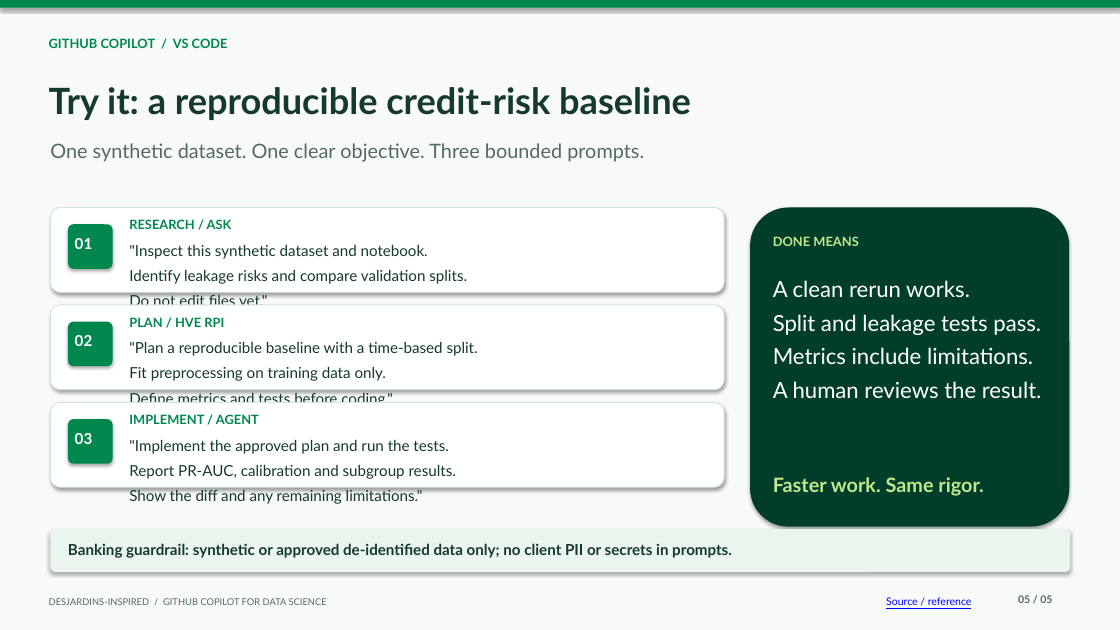
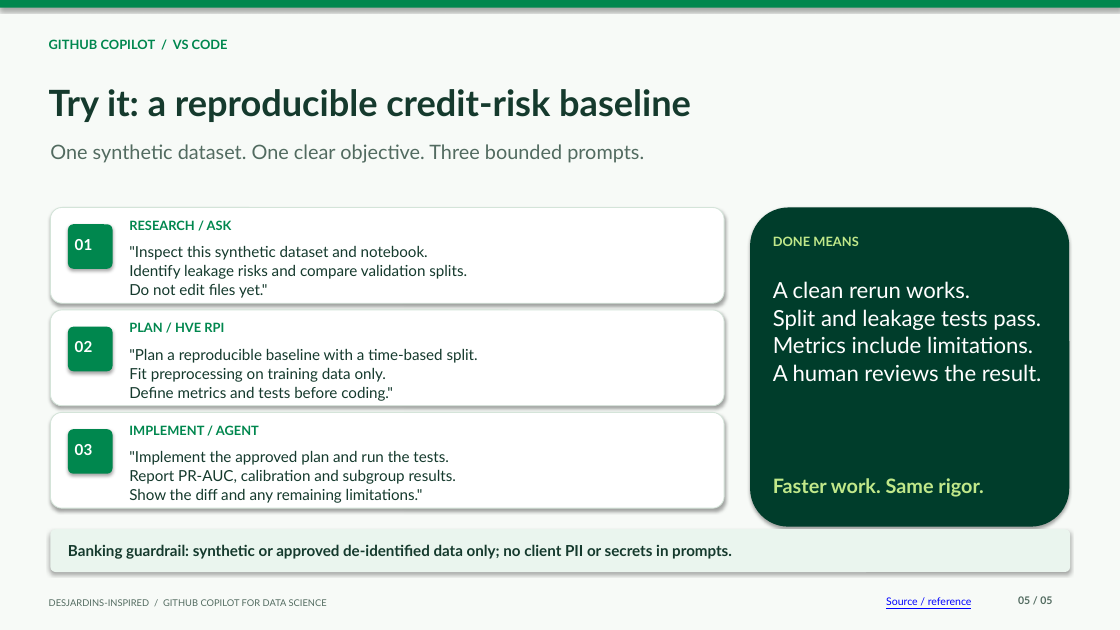
Before and after one commit to devopsabcs-engineering/dj-github-copilot-fundamentals, a slide deck: slide 5 of presentations/github-copilot-data-scientists-desjardins.pptx. Drawn at 1120x630 pixels with LibreOffice and Linux fonts; fonts in the diff are those of the drawing. Boxes give left, top, right and bottom in pixels: in the first picture for what was removed or moved away, otherwise in the second. Text is boxed around its words. In the diff, an @@ line names an element or a change of style, - is before the commit and + after.

```diff
--- a/presentations/github-copilot-data-scientists-desjardins.pptx
+++ b/presentations/github-copilot-data-scientists-desjardins.pptx
@@ rounded rectangle: place and size @@
-rounded rectangle at (50,208,724,292)
+rounded rectangle at (50,208,724,303)
@@ rounded rectangle: place and size @@
-rounded rectangle at (50,305,724,390)
+rounded rectangle at (50,310,724,406)
@@ rounded rectangle: place and size @@
-rounded rectangle at (68,322,113,366)
+rounded rectangle at (68,327,113,371)
@@ rounded rectangle: place and size @@
-rounded rectangle at (50,402,724,487)
+rounded rectangle at (50,413,724,508)
@@ 2 texts, 1 rounded rectangle: place and size @@
-2 texts, 1 rounded rectangle at (68,414,259,464)
+2 texts, 1 rounded rectangle at (68,425,259,474)
@@ line spacing 1 to 1.04; less space between paragraphs in 9 elements at (49,89,691,122), (773,281,1042,381), (75,341,93,352), (129,322,224,332), (129,245,467,298), (75,444,93,455), (129,425,259,435), (129,348,478,401), (129,450,456,503) @@
@@ text ""Implement the approved plan and ...": place and size @@
-text ""Implement the approved plan and ..." at (129,439,456,504)
+text ""Implement the approved plan and ..." at (129,450,456,503)
```
Also in this commit, not shown: 4 other slides changed, 9 other files.
